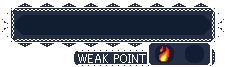
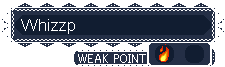
Before/after of a (225, 67) layered artwork. What changed in the layer stack:
renamed "Pasted Layer" to "Whizzp", showed it, moved it above "BG", painted on it over [21, 19, 75, 34]
